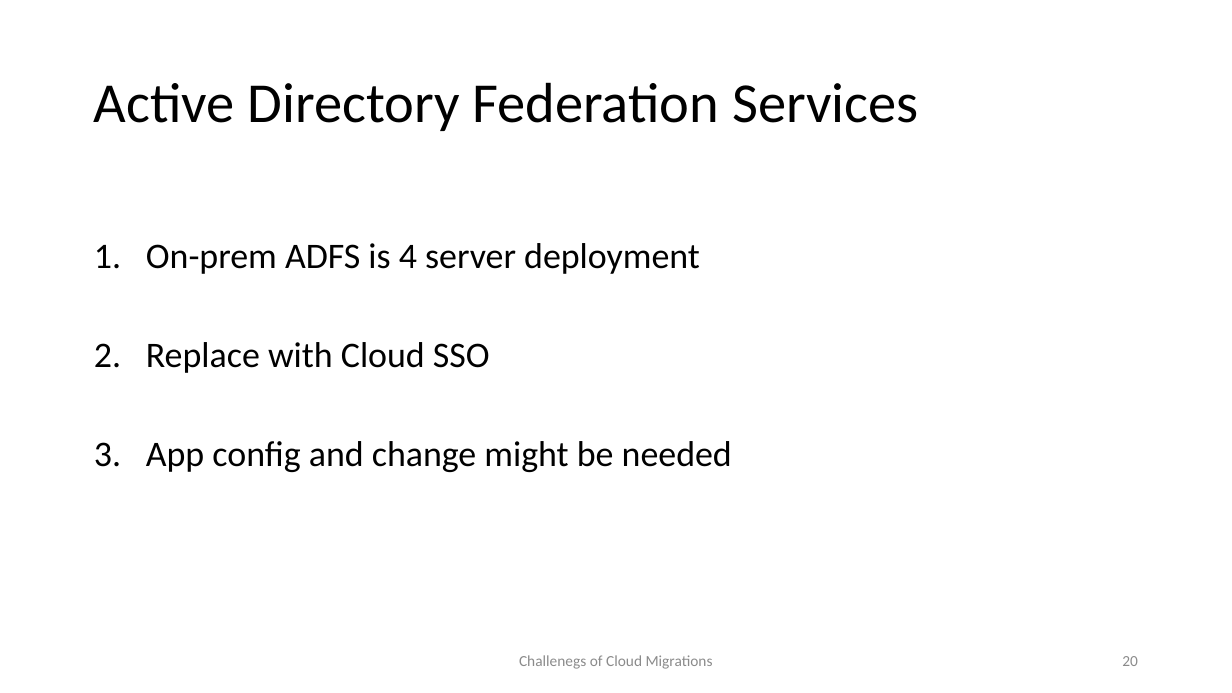
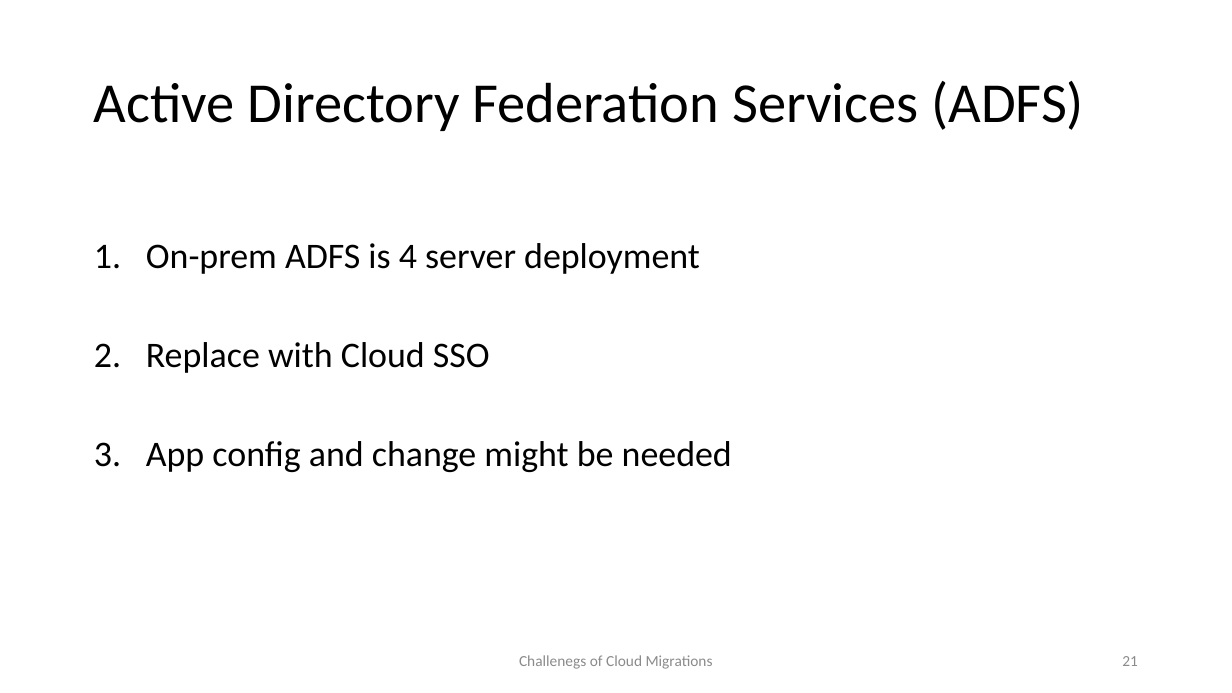
Before and after one commit to wrijugh/techtalks, a slide deck: slide 21 of slides/Challenges-of-Cloud-Migrations-Aug22.pptx (slide 20 before the commit). Drawn at 1232x693 pixels with LibreOffice and Linux fonts; fonts in the diff are those of the drawing. Boxes give left, top, right and bottom in pixels: in the first picture for what was removed or moved away, otherwise in the second. Text is boxed around its words. In the diff, an @@ line names an element or a change of style, - is before the commit and + after.

```diff
--- a/slides/Challenges-of-Cloud-Migrations-Aug22.pptx
+++ b/slides/Challenges-of-Cloud-Migrations-Aug22.pptx
@@ title at (94, 81, 1084, 131): text changed @@
-Active Directory Federation Services
+Active Directory Federation Services (ADFS)
@@ page number at (1122, 656, 1138, 666): text changed @@
-20
+21
```
Also in this commit, not shown: 8 other slides changed, 2 slides added.
